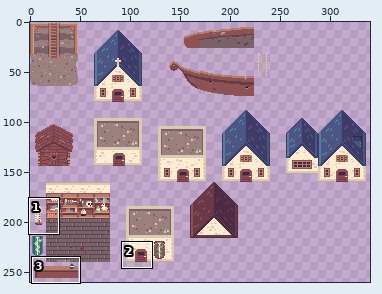
Sprite sheet, stored at static/images/large-sprites.png. Above: a wide view before the commit, with the close-up outlined.
Close-up. Before the commit:
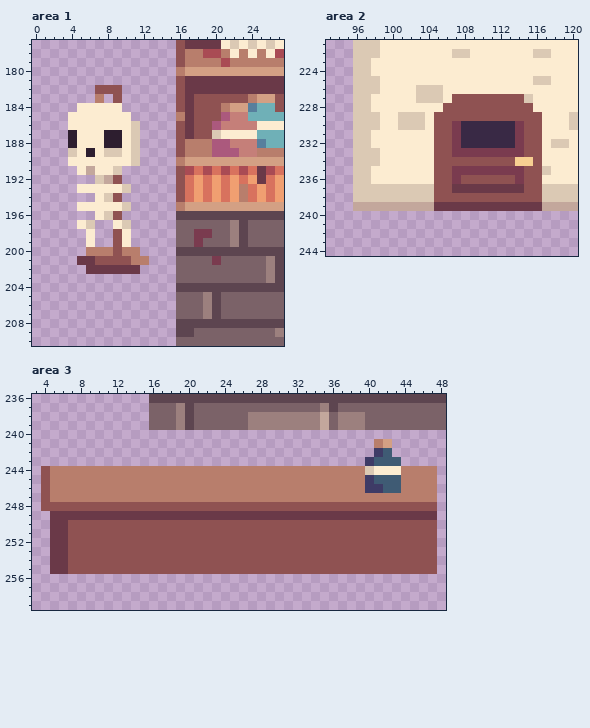
The file is 400x400 pixels. Shown: area 1: x 0..27, y 177..210; area 2: x 93..120, y 221..244; area 3: x 3..48, y 236..259. The wide view leaves out empty margins.
The same view after the edit:
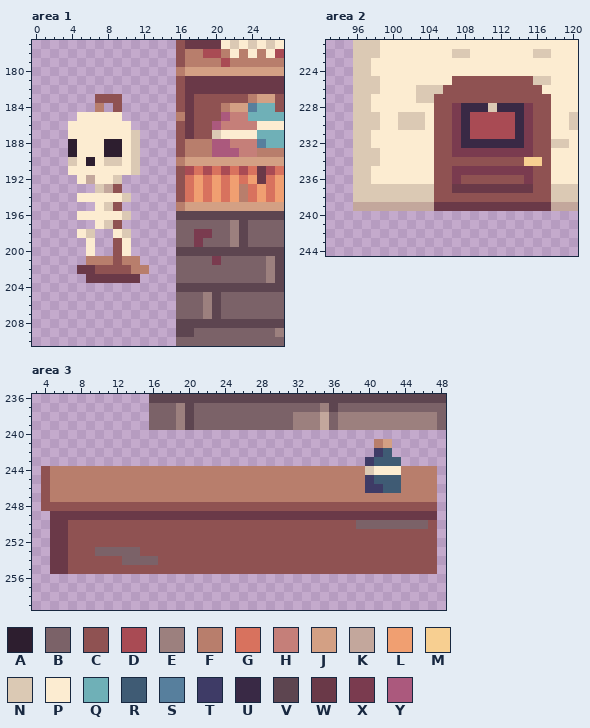
Palette (. is transparent): A #2d1e2f  B #7b6268  C #8f5252  D #a94b54  E #9c807e  F #b87e6c  G #d8725e  H #c57f79  J #d3a084  K #c3a79c  L #f09f71  M #f7cf91  N #dbc9b4  P #fcecd1  Q #6fb0b7  R #3f5b74  S #577f9d  T #3e3b66  U #392945  V #5d4550  W #6a3948  X #7a3b4f  Y #ab597d
Change:
Changed rows in their new state; - is an unchanged pixel.
Area 1:
first column x 4:
182 ---...---
183 ---CC----
184 -..F.C---
185 .-----.--
186 -------.-
187 P---PP---
189 A-P-AA---
190 N-A-NN---
191 P-P--PPN-
192 -PKPPN---
193 -..NKC.--
194 -PP-PPN--
195 -..-NC.--
196 -PP-PPN--
197 -..PNC.--
198 -PN--PN--
200 --P..-P.-
201 -.FFF-F-.
202 -W-CCCCFF
203 --WWWWWW-
Area 2:
first column x 105:
225 --CCCCCCCCC--
226 -CCCCCCCCCCC-
227 CC--------CCC
228 C-XUUUNUUUXCC
229 --XUDDDDDUX-C
230 ----DDDDDUX-C
231 ----DDDDDUX-C
232 ---------UX-C
233 ----------X-C
234 ---------C-MC
235 ----------X-C
236 ---------CX-C
237 ----------W-C
238 ------------C
239 ------------W
Area 3:
first column x 27:
238 BBBBB--------EEEEEEEE
239 BBBBB--------EEEEEEEE
first column x 10:
250 -----------------------------BBBBBBBB
253 BBBBB--------------------------------
254 ---BBBB------------------------------
